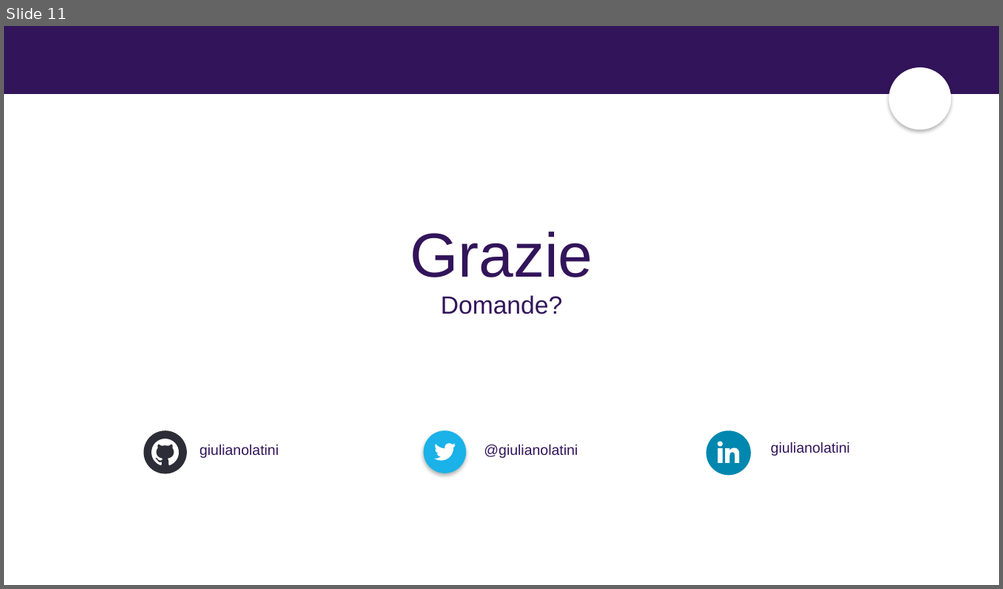
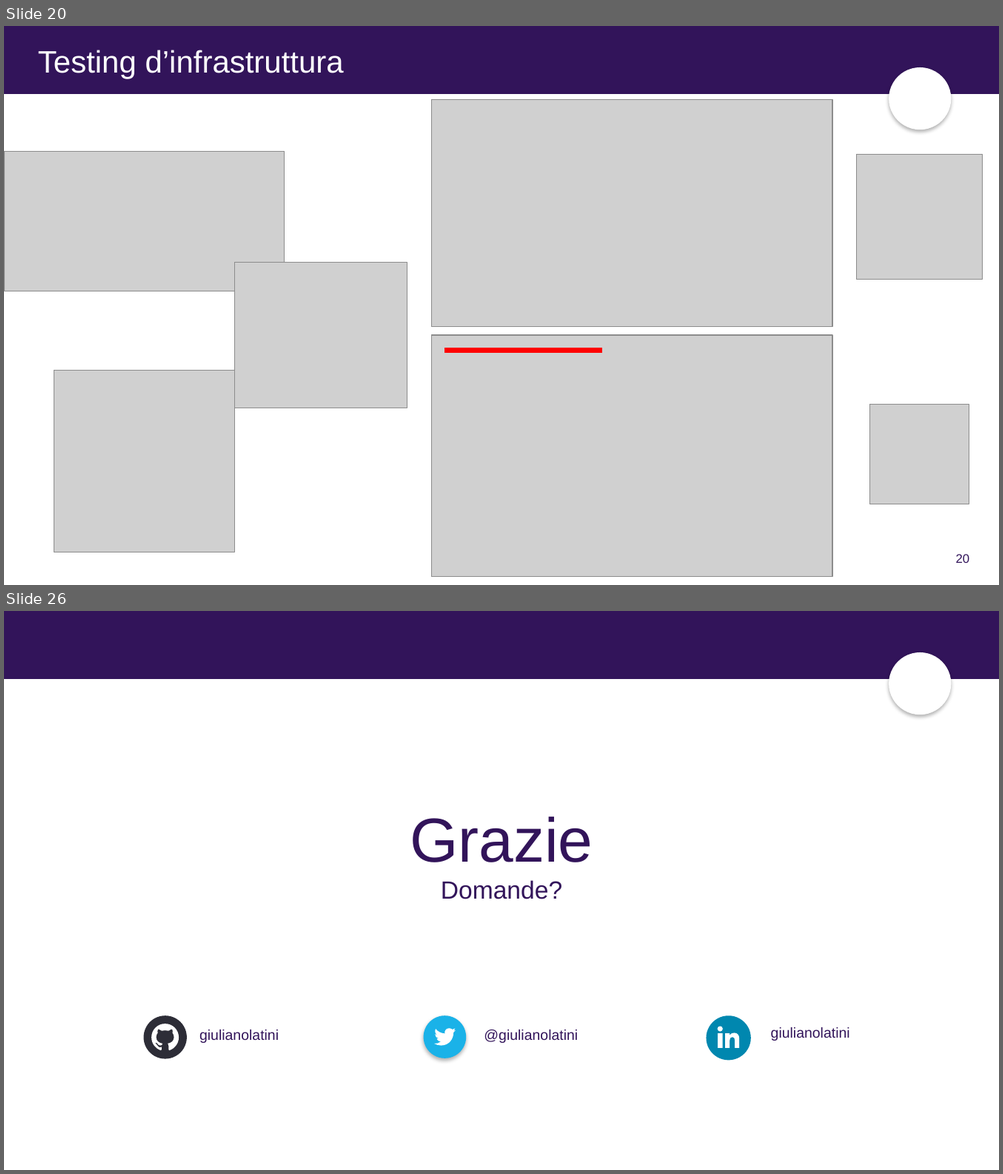
Before and after one commit to giulianolatini/CodeGen2018, a slide deck: slides/CodeGen_Template.pptx. Shown one above the other, each under a label of ours: slide 11 before the commit, slides 20 and 26 after it; the slides between them are not shown. The pictures are 1003x589 and 1003x1174 pixels, drawn with LibreOffice and Linux fonts; fonts in the diff are those of the drawing; grey boxes stand for pictures; background and template pictures are left out. Boxes give left, top, right and bottom in pixels: in the first picture for what was removed or moved away, otherwise in the second. Text is boxed around its words. In the diff, an @@ line names an element or a change of style, - is before the commit and + after.

```diff
--- a/slides/CodeGen_Template.pptx
+++ b/slides/CodeGen_Template.pptx
@@ slide 20 added at bbox=[4, 26, 999, 585], background #FFFFFF; not listed: 2 template elements that a slide beside it also shows @@
@@ title added at bbox=[38, 50, 344, 79], 30 pt, text #FFFFFF @@
+Testing d’infrastruttura
@@ picture added at bbox=[432, 100, 833, 326] @@
@@ picture added at bbox=[5, 151, 284, 292] @@
@@ picture added at bbox=[856, 154, 982, 280] @@
@@ picture added at bbox=[235, 263, 407, 408] @@
@@ picture added at bbox=[432, 335, 833, 577] @@
@@ line added from (444, 351) to (603, 351), #FF0000 4.5 pt @@
@@ picture added at bbox=[54, 371, 235, 553] @@
@@ picture added at bbox=[870, 405, 969, 504] @@
@@ page number added at bbox=[956, 554, 970, 563], 12 pt, text #32145A @@
+20
@@ what was slide 11 is now slide 26 @@
```
Also in this commit, not shown: 1 slide changed, 16 other slides added, 2 slides removed.
